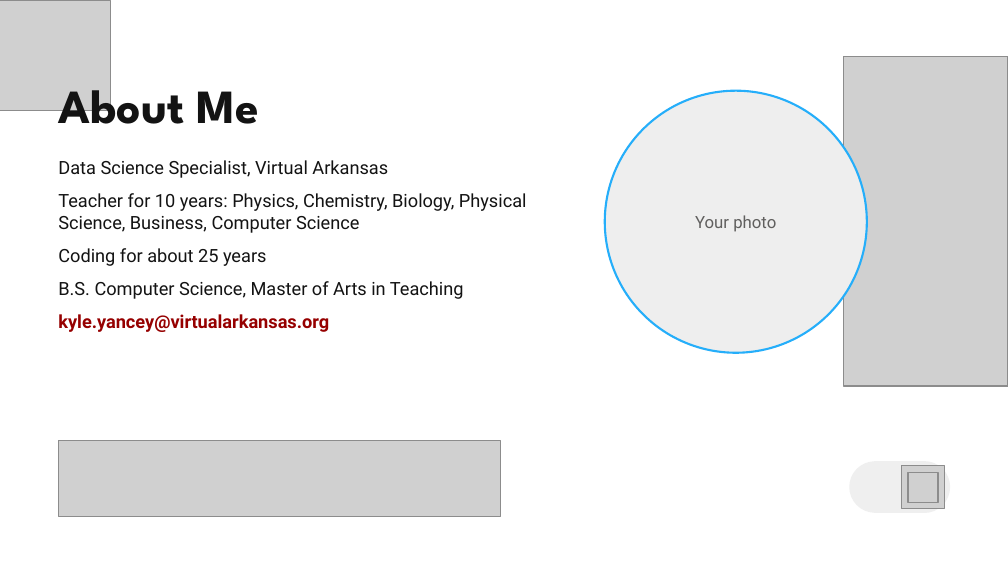
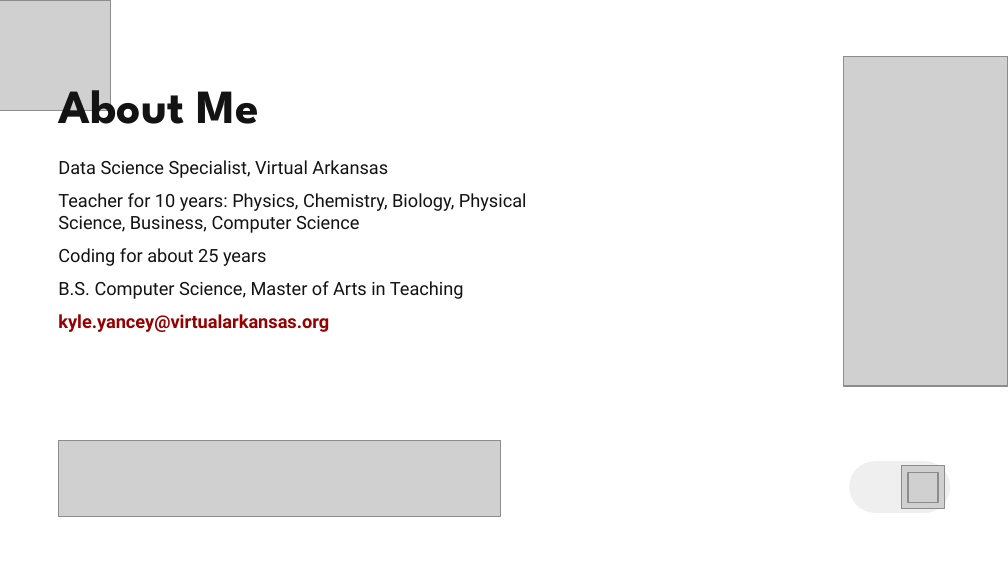
Before and after one commit to VirtualArkansasOrg/zest-spec, a slide deck: slide 2 of presentations/2026-vlla/deck/zest-vlla-2026.pptx. Drawn at 1008x567 pixels with LibreOffice and Linux fonts; fonts in the diff are those of the drawing; grey boxes stand for pictures. Boxes give left, top, right and bottom in pixels: in the first picture for what was removed or moved away, otherwise in the second. Text is boxed around its words. In the diff, an @@ line names an element or a change of style, - is before the commit and + after.

```diff
--- a/presentations/2026-vlla/deck/zest-vlla-2026.pptx
+++ b/presentations/2026-vlla/deck/zest-vlla-2026.pptx
@@ ellipse removed at bbox=[605, 91, 867, 353] @@
-Your photo
```
Also in this commit, not shown: 2 other slides changed, 1 slide removed, 5 other files.
